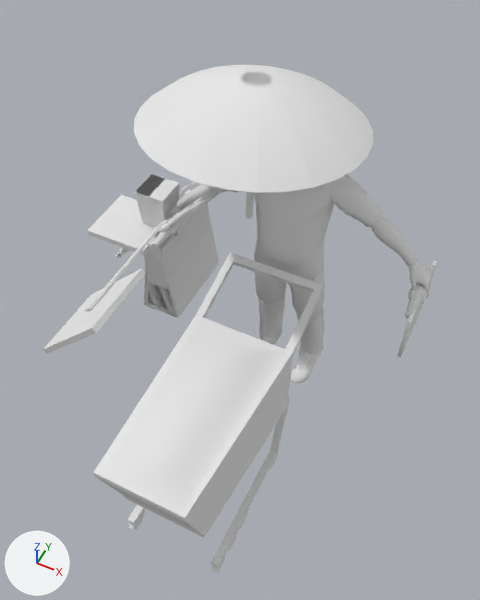
Two versions of the COLLADA model objects3d/civilian3_western.dae, one commit apart.
One viewpoint serves both versions: a camera (50 mm lens) standing at (12.6, -33.1, 47.5) and looking at (-0.7, -6.5, 14.3). Lighting does not change. The marker at lower left points along +X, +Y and +Z. Where no turn or scale is listed for an object, it has been applied to the vertices.

The scene before the commit, as lines of its bpy script (objects in view):
```python
me_handbag05mesh = bpy.data.meshes.new('Handbag05Mesh')
me_handbag05mesh.from_pydata(...)  # 16 vertices, 28 faces; spans x -1.63..1.53, y -3.67..3.67, z -7.48..-0.01
me_handbag05mesh.materials.append(mat_asd)  # its picture is missing
me_umbrella002mesh = bpy.data.meshes.new('Umbrella002Mesh')
me_umbrella002mesh.from_pydata(...)  # 128 vertices, 222 faces; spans x -7.32..7.32, y -7.29..7.29, z -7.23..3.08
me_umbrella002mesh.materials.append(mat_11___default)  # its picture is missing
me_umbrella003mesh = bpy.data.meshes.new('Umbrella003Mesh')
me_umbrella003mesh.from_pydata(...)  # 128 vertices, 222 faces; spans x -7.32..7.32, y -7.29..7.29, z -7.23..3.08
me_umbrella003mesh.materials.append(mat_11___default)  # its picture is missing
me_umbrella01mesh = bpy.data.meshes.new('Umbrella01Mesh')
me_umbrella01mesh.from_pydata(...)  # 128 vertices, 222 faces; spans x -7.32..7.32, y -7.29..7.29, z -7.23..3.08
me_umbrella01mesh.materials.append(mat_11___default)  # its picture is missing
ob_handbag05 = bpy.data.objects.new('Handbag05', me_handbag05mesh)
ob_handbag05.location = (-9.52, 0.34, 12.62)
ob_umbrella002 = bpy.data.objects.new('Umbrella002', me_umbrella002mesh)
ob_umbrella002.location = (-2.77, -0.63, 23.83)
ob_umbrella003 = bpy.data.objects.new('Umbrella003', me_umbrella003mesh)
ob_umbrella003.location = (-2.64, -0.63, 23.83)
ob_umbrella01 = bpy.data.objects.new('Umbrella01', me_umbrella01mesh)
ob_umbrella01.location = (-2.49, -0.63, 23.83)
# also in view: 'trolley' at (0.2, -11.5, 7.0); 'Handbag' at (-9.5, 0.0, 11.2); 'LowLeg2' at (2.2, 0.7, 4.8); 'Deco002' at (0.0, 0.2, 17.4); 'Deco01' at (0.0, 0.2, 17.5)
```
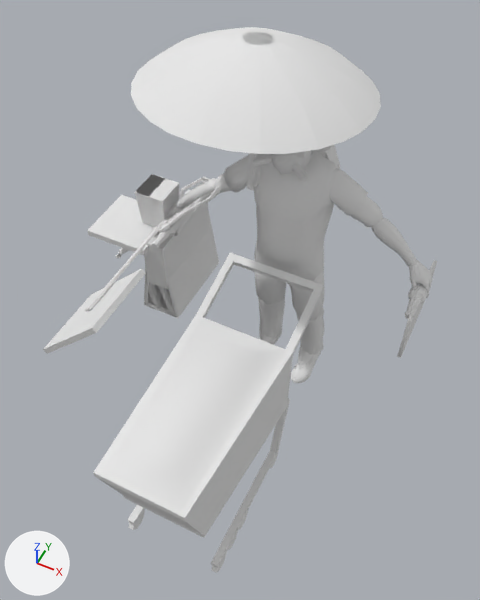
What differs and where, as boxes (x1, y1, x2, y2) in the pictures (480 x 600 px):
'Umbrella01', moved: before (198, 69, 373, 219); after (198, 31, 381, 190)
'Umbrella002', moved: before (134, 65, 287, 218); after (131, 27, 277, 189)
'Umbrella003', moved: before (195, 69, 291, 218); after (195, 30, 278, 190)

Patch to the scene script:
```diff
--- a/objects3d/civilian3_western.dae.py
+++ b/objects3d/civilian3_western.dae.py
@@ ob_umbrella01 @@
 ob_umbrella01 = bpy.data.objects.new('Umbrella01', me_umbrella01mesh)
-ob_umbrella01.location = (-2.49, -0.63, 23.83)
+ob_umbrella01.location = (-2.49, -0.42, 26.21)
@@ ob_umbrella002 @@
 ob_umbrella002 = bpy.data.objects.new('Umbrella002', me_umbrella002mesh)
-ob_umbrella002.location = (-2.77, -0.63, 23.83)
+ob_umbrella002.location = (-2.77, -0.42, 26.21)
@@ ob_umbrella003 @@
 ob_umbrella003 = bpy.data.objects.new('Umbrella003', me_umbrella003mesh)
-ob_umbrella003.location = (-2.64, -0.63, 23.83)
+ob_umbrella003.location = (-2.64, -0.42, 26.21)
```
